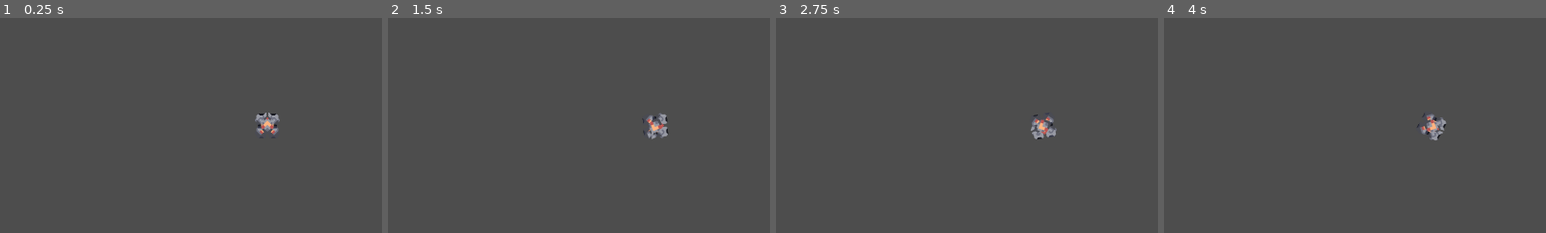
Above: before the commit, frames 1-4 (left to right).
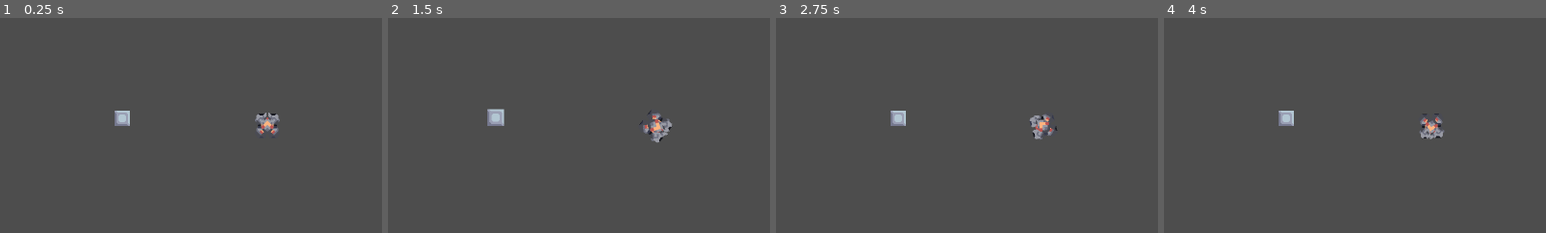
Above: after the commit, the same moments.

Repository: ToxicStarfall/mindustry-recreation
Game: Godot game, scene res://main.tscn
The game is run twice, just before and just after one commit, with the same random seed, the same clock (stepped at 60 frames per second) and the same inputs.
Inputs (mouse positions are % of the whole screen's width and height, from its top left):
- Up to frame 1 (0.25 s): no input
- Up to frame 2 (1.5 s): tap Enter at 0.5 s; move the mouse to (72, 45) at 0.52 s; press the mouse at (72, 45) at 0.53 s; hold D (move_right) 0.53-1.25 s; tap Mouse wheel up (zoom_in) at 0.8 s; release the mouse at (72, 45) at 1.25 s; drag from (30, 55) to (45, 70) at 1.27 s
- Up to frame 3 (2.75 s): tap Space at 2 s; move the mouse to (60, 28) at 2.02 s; hold D (move_right) from 2.03 s (still down); hold Mouse wheel down (zoom_out) from 2.03 s (still down); click (60, 28) at 2.3 s
- Up to frame 4 (4 s): release D (move_right) at 2.75 s; release Mouse wheel down (zoom_out) at 2.75 s; drag from (45, 70) to (20, 35) at 2.77 s; tap Enter at 3.5 s; move the mouse to (80, 65) at 3.52 s; hold A (move_left) from 3.53 s (still down); hold Mouse wheel up (zoom_in) from 3.53 s (still down); click (80, 65) at 3.67 s; tap Mouse wheel down (zoom_out) at 3.8 s
The pictures show only the part of the screen within x 15-65%, y 25-75%; the shares and areas given below are measured in that part.

The runs differ from the first frame. In frame 1, 0.3% of the frame differs, in the area x 30-34%, y 43-51%; in frame 2, 1.0%, in the area x 26-75%, y 42-58%; in frame 3, 0.7%; in frame 4, 0.8%.

Commit message:
A
Added new resource based components.
Added projectile code
Added textures for projectiles and wall
Created scenes for objects

Diff:
--- a/components/movemet_component.gd
+++ b/components/movemet_component.gd
@@ -1,4 +1,4 @@
-class_name MovementComponent
+class_name MovementComponent2
 extends Node
 
 
@@ -27,3 +27,4 @@
 		unit.get_node("Tracks").material.set_shader_parameter("dir_x", x)
 		unit.get_node("Tracks").material.set_shader_parameter("dir_y", y)
 		#unit.get_node("Tracks").region_rect.position.y -= (48.0 / 64) * y
+	pass
--- /dev/null
+++ b/components/resource/attack_component.gd
@@ -0,0 +1,2 @@
+class_name AttackComponent
+extends Resource
--- /dev/null
+++ b/components/resource/defense_component.gd
@@ -0,0 +1,14 @@
+class_name DefenseComponent
+extends Resource
+
+
+@warning_ignore_start("unused_signal")
+
+
+@export var defense: float = 0.0
+
+#@export_subgroup("Toggles")
+#@export var can_overheal: bool = false
+#@export var is_healable: bool = true
+#@export var is_damageable: bool = true
+#@export var is_killable: bool = true
--- /dev/null
+++ b/components/resource/health_component.gd
@@ -0,0 +1,26 @@
+class_name HealthComponent
+extends Resource
+
+
+@warning_ignore_start("unused_signal")
+signal healed
+signal damaged
+signal zero
+
+
+@export var max_health: float = 100.0
+var health: float = max_health
+
+@export_subgroup("Toggles")
+@export var can_overheal: bool = false
+@export var is_healable: bool = true
+@export var is_damageable: bool = true
+@export var is_killable: bool = true
+
+
+func heal(value: float):
+	health = min(max_health, health + value)
+
+
+func damage(value: float):
+	health = max(0, health - value)
--- /dev/null
+++ b/components/resource/movemet_component.gd
@@ -0,0 +1,53 @@
+class_name MovementComponent
+extends Resource
+
+
+enum MovementType {
+	NONE, TRACKED, WHEELED, LEGGED, HOVERING, FLYING, FLOATING,
+}
+
+@export var movement_type: MovementType = MovementType.NONE:
+	set(value):
+		movement_type = value
+		pass
+@export var speed: float = 120.0
+@export var rot_speed: float = 120.0
+
+@export_subgroup("Toggles")
+@export var can_move: bool = true
+@export var is_ai_controllable: bool = true
+@export var is_player_controllable: bool = true
+
+var unit: CharacterBody2D
+var dir: Vector2
+
+
+func _init() -> void:
+	pass
+
+
+func _physics_process(delta: float) -> void:
+	if can_move:
+		var x = Input.get_axis("move_left", "move_right")
+		var y = Input.get_axis("move_up", "move_down")
+		dir = Vector2(x, y)
+
+		match movement_type:
+			MovementType.TRACKED:
+				#unit.position += Vector2(0, y * speed * delta).rotated(unit.rotation)
+				unit.move_and_collide(Vector2(0, y * speed * delta).rotated(unit.rotation))
+				unit.rotation_degrees += x * rot_speed * delta
+
+				unit.get_node("Tracks").material.set_shader_parameter("dir_x", x)
+				unit.get_node("Tracks").material.set_shader_parameter("dir_y", y)
+				#unit.get_node("Tracks").region_rect.position.y -= (48.0 / 64) * y
+				pass
+
+			MovementType.WHEELED:
+				pass
+			_:
+				#print("default")
+				pass
+
+#func _unhandled_input(_event: InputEvent) -> void:
+	#pass
--- /dev/null
+++ b/components/resource/shield_component.gd
@@ -0,0 +1,26 @@
+class_name ShieldComponent
+extends Resource
+
+
+@warning_ignore_start("unused_signal")
+signal recharged
+signal damaged
+signal zero
+
+
+@export var max_shield: float = 100.0
+var shield: float = max_shield
+
+@export_subgroup("Toggles")
+@export var can_overshield: bool = false
+@export var is_rechargable: bool = true
+@export var is_damageable: bool = true
+#@export var is_destroyable: bool = true
+
+
+func recharge(value: float):
+	shield = min(max_shield, shield + value)
+
+
+func damage(value: float):
+	shield = max(0, shield - value)
--- /dev/null
+++ b/components/resource/sub_comps/damage_component.gd
@@ -0,0 +1,7 @@
+class_name DamageComponent
+extends Resource
+
+
+@export var damage: float = 1.0
+@export var critical_chance: float = 0.10
+@export var crtiical_multiplier: float = 1.5
--- a/components/turret_controller.gd
+++ b/components/turret_controller.gd
@@ -6,20 +6,11 @@
 @onready var unit: Unit = get_parent()
 
 
-func _physics_process(delta: float) -> void:
+func _physics_process(_delta: float) -> void:
 	if unit.can_attack and unit.is_attacking:
-		var turret: Node2D = get_node("Turret")
-		var mouse_pos = get_global_mouse_position().rotated( deg_to_rad(90) )
-		#var angle = turret.rotation_degrees + rad_to_deg(turret.get_angle_to(mouse_pos))
-		var angle = turret.rotation_degrees + rad_to_deg(turret.global_position.angle_to_point(mouse_pos))
-		print(angle)
-		#turret.rotation_degrees = angle % turret.rotation_speed
-		#turret.rotation_degrees = lerp(turret.rotation_degrees, angle, 1 * delta)
-		turret.rotation_degrees = move_toward(turret.rotation_degrees, angle, delta * turret.rotation_speed)
-
-		#turret.rotation_degrees -= (angle/abs(angle)) * turret.rotation_speed * delta
-		#turret.look_at( get_global_mouse_position().rotated( deg_to_rad(90)) )
-
-		#if abs(turret.rotation_degrees) > 360.0:
-			#turret.rotation_degrees = fmod(turret.rotation_degrees, 360.0)
+		for turret in get_children():
+			turret.attacking = true
+	else:
+		for turret in get_children():
+			turret.attacking = false
 	pass
--- /dev/null
+++ b/entities/blocks/wall.tscn
@@ -0,0 +1,15 @@
+[gd_scene format=3 uid="uid://cga2o27k20gn8"]
+
+[ext_resource type="Texture2D" uid="uid://hh027ogyfvga" path="res://assets/scrap-wall5.png" id="2_iuee5"]
+
+[sub_resource type="RectangleShape2D" id="RectangleShape2D_xduj2"]
+size = Vector2(32, 32)
+
+[node name="Wall" type="StaticBody2D" unique_id=25492494]
+collision_mask = 2
+
+[node name="Sprite2D" type="Sprite2D" parent="." unique_id=1247725909]
+texture = ExtResource("2_iuee5")
+
+[node name="CollisionShape2D" type="CollisionShape2D" parent="." unique_id=898936017]
+shape = SubResource("RectangleShape2D_xduj2")
--- /dev/null
+++ b/entities/body/turret.gd
@@ -0,0 +1,29 @@
+extends Node2D
+
+
+#@export var ammo: int = 60
+#@export var magazine: int = 20
+#@export var max_ammo: int = 0  #
+@export var projectile: Projectile
+@export var damage_comp: DamageComponent
+@export var delay: float = 0.5
+@export var cooldown: float = 1.0
+
+@export var rotation_speed: float = 90.0  ## Turret rotation speed in degrees.
+@export var smart_aiming: bool = true  ## Enables aiming prediction.
+
+var attacking
+var in_cooldown = false
+
+
+func _physics_process(delta: float) -> void:
+	if attacking and !in_cooldown:
+		var mouse_pos = get_global_mouse_position()
+		var angle = rotation + get_angle_to(mouse_pos)
+		rotation = rotate_toward(rotation, angle, delta * deg_to_rad(rotation_speed))  # NOTE: rotate_towards() uses radians.
+
+
+
+func spawn_projectile():
+	#var projectile = RigidBody2D.new()
+	pass
--- /dev/null
+++ b/entities/projectiles/projectile.gd
@@ -0,0 +1,12 @@
+class_name Projectile
+extends RigidBody2D
+
+
+#@export var projectile: Texture2D
+#@export var projectile_back: Texture2D
+#@export var casing: Texture2D
+
+@export var projectile_speed: float
+@export var projectile_spread: float
+@export var casing_speed: float
+#@export_range(-180.0, 180.0) var casing_angular_speed: float = -30.0
--- /dev/null
+++ b/entities/units/stell/stell.tscn
@@ -0,0 +1,88 @@
+[gd_scene format=3 uid="uid://dvhnkpjr827m6"]
+
+[ext_resource type="Script" uid="uid://bhsguese4xrmc" path="res://entities/units/unit.gd" id="1_8s8vx"]
+[ext_resource type="Texture2D" uid="uid://cktcjb4stlfbe" path="res://entities/units/stell/stell.png" id="2_dh7rc"]
+[ext_resource type="Shader" uid="uid://crttb8gsli0lb" path="res://entities/units/stell/track.gdshader" id="2_w73jq"]
+[ext_resource type="Script" uid="uid://2x6gxs5cypcd" path="res://entities/body/body.gd" id="2_yjvtu"]
+[ext_resource type="Script" uid="uid://capwm6jqredjg" path="res://components/resource/health_component.gd" id="3_mbmgr"]
+[ext_resource type="Texture2D" uid="uid://rkcxuebfj7ji" path="res://entities/units/stell/stell-treads-short.png" id="3_w73jq"]
+[ext_resource type="Script" uid="uid://bwug1nqyeoi7p" path="res://components/resource/movemet_component.gd" id="4_elbxa"]
+[ext_resource type="Texture2D" uid="uid://bhykvirmwmuu" path="res://entities/units/stell/stell-cell.png" id="5_vr3tf"]
+[ext_resource type="Texture2D" uid="uid://uj3cyumcvnl6" path="res://entities/units/stell/stell-weapon.png" id="6_vr3tf"]
+[ext_resource type="Script" uid="uid://bqu1e2r0e0sn5" path="res://components/turret_controller.gd" id="7_a4mkq"]
+[ext_resource type="Script" uid="uid://br7ax4emslu3d" path="res://entities/body/turret.gd" id="9_52snb"]
+[ext_resource type="Script" uid="uid://dqbskq33gkjmw" path="res://components/resource/sub_comps/damage_component.gd" id="12_au8vn"]
+
+[sub_resource type="Resource" id="Resource_cnajb"]
+script = ExtResource("2_yjvtu")
+metadata/_custom_type_script = "uid://2x6gxs5cypcd"
+
+[sub_resource type="Resource" id="Resource_elbxa"]
+script = ExtResource("3_mbmgr")
+metadata/_custom_type_script = "uid://capwm6jqredjg"
+
+[sub_resource type="Resource" id="Resource_63p1g"]
+script = ExtResource("4_elbxa")
+movement_type = 1
+rot_speed = 180.0
+metadata/_custom_type_script = "uid://bwug1nqyeoi7p"
+
+[sub_resource type="ShaderMaterial" id="ShaderMaterial_yjvtu"]
+shader = ExtResource("2_w73jq")
+shader_parameter/enabled = true
+shader_parameter/pixels = 64.0
+shader_parameter/speed = 64.0
+shader_parameter/dir_x = 0
+shader_parameter/dir_y = 0
+
+[sub_resource type="RectangleShape2D" id="RectangleShape2D_mbmgr"]
+size = Vector2(44, 48)
+
+[sub_resource type="CapsuleShape2D" id="CapsuleShape2D_bbvc1"]
+radius = 23.0
+height = 50.0
+
+[sub_resource type="Resource" id="Resource_qa0yu"]
+script = ExtResource("12_au8vn")
+metadata/_custom_type_script = "uid://dqbskq33gkjmw"
+
+[node name="Stell" type="CharacterBody2D" unique_id=686862671]
+collision_layer = 2
+collision_mask = 3
+motion_mode = 1
+script = ExtResource("1_8s8vx")
+body = SubResource("Resource_cnajb")
+HealthComp = SubResource("Resource_elbxa")
+MovementComp = SubResource("Resource_63p1g")
+
+[node name="Tracks" type="Sprite2D" parent="." unique_id=44361417]
+texture_repeat = 2
+material = SubResource("ShaderMaterial_yjvtu")
+texture = ExtResource("3_w73jq")
+region_enabled = true
+region_rect = Rect2(0, 7, 64, 51)
+
+[node name="Body" type="Sprite2D" parent="." unique_id=1182832936]
+texture = ExtResource("2_dh7rc")
+
+[node name="Cell" type="Sprite2D" parent="." unique_id=1560672049]
+visible = false
+texture = ExtResource("5_vr3tf")
+
+[node name="CollisionShape2D" type="CollisionShape2D" parent="." unique_id=1483858453]
+shape = SubResource("RectangleShape2D_mbmgr")
+
+[node name="CollisionShape2D2" type="CollisionShape2D" parent="." unique_id=770591015]
+visible = false
+shape = SubResource("CapsuleShape2D_bbvc1")
+disabled = true
+
+[node name="TurretController" type="Node2D" parent="." unique_id=1312501852]
+rotation = -1.5707964
+script = ExtResource("7_a4mkq")
+
+[node name="Turret" type="Sprite2D" parent="TurretController" unique_id=1774245838]
+texture = ExtResource("6_vr3tf")
+script = ExtResource("9_52snb")
+damage_comp = SubResource("Resource_qa0yu")
+rotation_speed = 210.0
--- /dev/null
+++ b/entities/units/stell/track.gdshader
@@ -0,0 +1,83 @@
+shader_type canvas_item;
+
+/** Enables track animation shader. */
+uniform bool enabled = true;
+
+/** The length of the tracks in pixels. */
+uniform float pixels = 64.0;
+/** The speeed of the track aniamtion. */
+uniform float speed = 45.0;
+/** User horizontal movement input direction. */
+uniform int dir_x = 0;
+/** User vertical movement input  direction. */
+uniform int dir_y = 0;
+
+//varying vec2 track_state;
+varying vec2 track_offset_left;
+varying float track_offset_right;
+
+
+// Called for every vertex the material is visible on.
+void vertex() {}
+
+// Called for every pixel the material is visible on.
+void fragment() {
+	if (enabled) {
+		if (track_offset_left == vec2(0)) {
+			//track_offset_left = UV;
+			track_offset_left = vec2(1);
+		}
+		//if (track_state == vec2(0)) {
+			//track_state = texture(TEXTURE, UV);
+			//track_state = UV;
+		//}
+		float track_left = float(dir_y * -1);
+		float track_right = float(dir_y * -1);
+
+		// Turn left
+		if (dir_x == -1) {
+			track_left = 1.0;  // (Left track moves backwards)
+			track_right = -1.0;  // (Right track moves forwards)
+			if (dir_y != 0) {
+				track_left = 0.4;
+			}
+		}
+		// Turn right
+		else if (dir_x == 1) {
+			track_left = -1.0;  // (Left track moves forwards)
+			track_right = 1.0;  // (Right track moves backwards)
+			if (dir_y != 0) {
+				track_right = 0.4;
+			}
+		}
+
+		// Idle animation seter
+		if (vec2(track_left, track_right) == vec2(0.0)) {
+			// Left track animations
+			//if (UV.x > 0.5) {
+				////COLOR = texture(TEXTURE, vec2(UV.x, UV.y + (1.0 / 64.0) * (1.0 * speed)));
+				////COLOR = texture(TEXTURE, vec2(UV.x, UV.y + (1.0 / 64.0) ));
+				////COLOR = texture(TEXTURE, vec2(UV.x, track_offset_left));
+				//COLOR = texture(TEXTURE, track_offset_left);
+			//// Right track animations
+			//} else {
+				////COLOR = texture(TEXTURE, vec2(UV.x, UV.y + (2.0 / 64.0) * (1.0 * speed)));
+				////COLOR = texture(TEXTURE, vec2(UV.x, UV.y + 2.0));
+				////COLOR = texture(TEXTURE, vec2(UV.x, UV.y + (2.0 / 64.0) * speed));
+			//}
+		// Non idle animation
+		} else {
+			// Left track animations
+			if (UV.x > 0.5) {
+				COLOR = texture(TEXTURE, vec2(UV.x, UV.y + (track_left / 64.0) * (TIME * speed)));
+				//track_state.y = track_state.y + (track_left / 64.0) * (TIME * speed);
+				//track_offset_left = UV.y + (track_left / 64.0) * (TIME * speed);
+				track_offset_left = vec2(UV.x, UV.y + (track_left / 64.0) * (TIME * speed));
+			// Right track animations
+			} else {
+				COLOR = texture(TEXTURE, vec2(UV.x, UV.y + (track_right / 64.0) * (TIME * speed)));
+				//track_state.y = track_state.y + (track_left / 64.0) * (TIME * speed);
+			}
+		}
+	}
+}
--- /dev/null
+++ b/entities/units/unit.gd
@@ -0,0 +1,52 @@
+class_name Unit
+extends CharacterBody2D
+
+
+@export var body: Body
+@export var turrets = []
+
+@export_subgroup("Components")
+#@export var health: float = 100.0
+#@export var defense: float = 0.0
+#@export var shield: float = 0.0
+@export var HealthComp: HealthComponent
+#@export var DefenseComp: DefenseComponent
+#@export var ShieldComp: ShieldComponent
+@export var MovementComp: MovementComponent
+
+@export_subgroup("Traits")
+@export var can_attack: bool = true
+@export var is_targetable: bool = true
+
+
+var statuses: Array
+
+var is_attacking: bool = false
+var is_controlled: bool = false  ## Whether or not this unit is currently controlled by the player.
+var is_selected: bool = false  ## Whether or not this unit is currently selected by the player.
+
+
+func _ready() -> void:
+	_setup()
+
+
+func _setup():
+	if HealthComp:
+		pass
+	if MovementComp:
+		MovementComp.unit = self
+
+	pass
+
+
+func _physics_process(delta: float) -> void:
+	if MovementComp:
+		MovementComp._physics_process(delta)
+
+
+func _unhandled_input(event: InputEvent) -> void:
+	if event.is_action_pressed("attack"):
+		is_attacking = true
+	if event.is_action_released("attack"):
+		is_attacking = false
+	pass
--- /dev/null
+++ b/events.gd
@@ -0,0 +1,5 @@
+extends Node
+
+
+@warning_ignore_start("unused_signal")
+signal projectile_fired (projectile_data: Projectile)
--- a/game.gd
+++ b/game.gd
@@ -1,9 +1,71 @@
 extends Node
 
 
+@onready var Main = get_tree().root.get_node("Main")
+@onready var Camera = Main.get_node("Camera2D")
+
 var current_unit: Unit
-
+var camera_locked: bool = false
 
 
 func _ready() -> void:
-	current_unit = get_tree().root.get_node("Main/Stell")
+	#Events.projectile_fired.connect( _on_projectile_fired )
+
+	current_unit = Main.get_node("Stell")
+	Camera.reparent(current_unit)
+
+
+#func _on_projectile_fired(data: Projectile, dir):
+	#var projectile = preload("res://projectile.tscn").instantiate()
+	#projectile.linear_velocity = dir
+	#Main.add_child( projectile )
+	#pass
+
+
+func _unhandled_input(event: InputEvent) -> void:
+	# NOTE: event.factor is used for variable inputs such as trackpad scroll speed
+	var zoom_factor = 0.1
+	if event is InputEventMouseButton:
+		#print(event.factor)
+		pass
+	#if event is InputEventMouseButton and !event.factor == 1:
+		#zoom_factor = event.factor
+		#zoom_factor = 0.01
+		#print(zoom_factor)
+
+	if event.is_action_pressed("zoom_in"):
+		Camera.zoom = (Camera.zoom + (Vector2.ONE * zoom_factor)).minf(2.5)
+	if event.is_action_pressed("zoom_out"):
+		Camera.zoom = (Camera.zoom - (Vector2.ONE * zoom_factor)).maxf(0.25)
+
+	#if !camera_locked:
+		#var pan_x = Input.get_axis("camera_pan_left", "camera_pan_right")
+		#var pan_y = Input.get_axis("camera_pan_up", "camera_pan_down")
+		#camera_pan_velocity = Vector2(pan_x, pan_y).normalized() * (512 + 256)
+
+
+#func _physics_process(delta: float) -> void:
+	#if !camera_locked:
+		#Camera.position += camera_pan_velocity * delta
+
+
+func _on_camera_lock_changed():
+	get_viewport().gui_release_focus()
+	camera_locked = !camera_locked
+	Camera.limit_enabled = camera_locked
+	Camera.drag_horizontal_enabled = camera_locked
+	Camera.drag_vertical_enabled = camera_locked
+
+	if camera_locked:
+		Camera.position = Vector2.ZERO
+		Camera.position_smoothing_speed = 5.0
+		#Camera.drag_top_margin = 0.2
+		#Camera.drag_bottom_margin = 0.2
+		#Camera.drag_left_margin = 0.2
+		#Camera.drag_right_margin = 0.2
+	else:
+		Camera.position_smoothing_speed = 10.0
+		#Camera.drag_top_margin = 0.05
+		#Camera.drag_bottom_margin = 0.05
+		#Camera.drag_left_margin = 0.05
+		#Camera.drag_right_margin = 0.05
--- a/main.tscn
+++ b/main.tscn
@@ -1,12 +1,29 @@
 [gd_scene format=3 uid="uid://13tvefgy3kup"]
 
 [ext_resource type="Script" uid="uid://dlkyvbtsohh1u" path="res://main.gd" id="1_0xm2m"]
-[ext_resource type="PackedScene" uid="uid://dvhnkpjr827m6" path="res://units/stell/stell.tscn" id="1_ig7tw"]
+[ext_resource type="PackedScene" uid="uid://dvhnkpjr827m6" path="res://entities/units/stell/stell.tscn" id="1_ig7tw"]
+[ext_resource type="PackedScene" uid="uid://cga2o27k20gn8" path="res://entities/blocks/wall.tscn" id="2_h2yge"]
+
+[sub_resource type="PhysicsMaterial" id="PhysicsMaterial_1bvp3"]
+
+[sub_resource type="TileSetScenesCollectionSource" id="TileSetScenesCollectionSource_lquwl"]
+scenes/1/scene = ExtResource("2_h2yge")
+
+[sub_resource type="TileSet" id="TileSet_7mycd"]
+tile_size = Vector2i(32, 32)
+physics_layer_0/collision_layer = 1
+physics_layer_0/collision_mask = 2
+physics_layer_0/physics_material = SubResource("PhysicsMaterial_1bvp3")
+sources/0 = SubResource("TileSetScenesCollectionSource_lquwl")
 
 [node name="Main" type="Node2D" unique_id=1594855064]
 script = ExtResource("1_0xm2m")
 
 [node name="Camera2D" type="Camera2D" parent="." unique_id=986141999]
 
+[node name="TileMapLayer" type="TileMapLayer" parent="." unique_id=1673399299]
+tile_map_data = PackedByteArray(0, 0, 246, 255, 255, 255, 0, 0, 0, 0, 0, 0, 1, 0)
+tile_set = SubResource("TileSet_7mycd")
+
 [node name="Stell" parent="." unique_id=1595817732 instance=ExtResource("1_ig7tw")]
 unique_name_in_owner = true
--- a/project.godot
+++ b/project.godot
@@ -18,6 +18,7 @@
 
 [autoload]
 
+Events="*uid://dixnmsrmwieew"
 Game="*uid://ccxymib2uqhs0"
 
 [display]
@@ -28,6 +29,12 @@
 [editor_plugins]
 
 enabled=PackedStringArray("res://addons/godot_super-wakatime/plugin.cfg")
+
+[file_customization]
+
+folder_colors={
+"res://ui/": "green"
+}
 
 [input]
 
@@ -76,12 +83,19 @@
 ]
 }
 
+[layer_names]
+
+2d_physics/layer_1="Blocks"
+2d_physics/layer_2="Units"
+
 [physics]
 
 3d/physics_engine="Jolt Physics"
+2d/default_gravity=0.0
 
 [rendering]
 
+textures/canvas_textures/default_texture_filter=0
 rendering_device/driver.windows="d3d12"
 renderer/rendering_method="gl_compatibility"
 renderer/rendering_method.mobile="gl_compatibility"
--- /dev/null
+++ b/projectile.gd
@@ -0,0 +1,7 @@
+extends RigidBody2D
+
+
+
+func _draw() -> void:
+	#draw_texture(preload("res://projectiles/bullet-back.png"), Vector2.ZERO)
+	pass
--- /dev/null
+++ b/projectile.tscn
@@ -0,0 +1,6 @@
+[gd_scene format=3 uid="uid://dbmtjqy8t7d4c"]
+
+[ext_resource type="Script" uid="uid://ykapgkmi01ho" path="res://projectile.gd" id="1_a85iw"]
+
+[node name="Projectile" type="RigidBody2D" unique_id=1217777861]
+script = ExtResource("1_a85iw")
--- a/projectiles/projectile.gd
+++ /dev/null
@@ -1,2 +0,0 @@
-class_name Projectile
-extends Node2D
--- a/units/body/turret.gd
+++ /dev/null
@@ -1,12 +0,0 @@
-extends Node
-
-
-#@export var ammo: int = 60
-#@export var magazine: int = 20
-#@export var max_ammo: int = 0  #
-@export var fire_delay: float = 0.5
-@export var projectile: Projectile
-
-@export var rotation_speed: float = 90.0
-@export var smart_aiming: bool = true  # Enables pathing prediction
-#@export var
--- a/units/stell/stell.tscn
+++ /dev/null
@@ -1,54 +0,0 @@
-[gd_scene format=3 uid="uid://dvhnkpjr827m6"]
-
-[ext_resource type="Script" uid="uid://bhsguese4xrmc" path="res://units/unit.gd" id="1_8s8vx"]
-[ext_resource type="Texture2D" uid="uid://cktcjb4stlfbe" path="res://units/stell/stell.png" id="2_dh7rc"]
-[ext_resource type="Shader" uid="uid://crttb8gsli0lb" path="res://units/stell/track.gdshader" id="2_w73jq"]
-[ext_resource type="Script" uid="uid://2x6gxs5cypcd" path="res://units/body/body.gd" id="2_yjvtu"]
-[ext_resource type="Texture2D" uid="uid://rkcxuebfj7ji" path="res://units/stell/stell-treads-short.png" id="3_w73jq"]
-[ext_resource type="Texture2D" uid="uid://bhykvirmwmuu" path="res://units/stell/stell-cell.png" id="5_vr3tf"]
-[ext_resource type="Texture2D" uid="uid://uj3cyumcvnl6" path="res://units/stell/stell-weapon.png" id="6_vr3tf"]
-[ext_resource type="Script" uid="uid://bqu1e2r0e0sn5" path="res://components/turret_controller.gd" id="7_a4mkq"]
-[ext_resource type="Script" uid="uid://cmuykolcytquw" path="res://components/movemet_component.gd" id="8_cnajb"]
-[ext_resource type="Script" uid="uid://br7ax4emslu3d" path="res://units/body/turret.gd" id="9_52snb"]
-
-[sub_resource type="Resource" id="Resource_cnajb"]
-script = ExtResource("2_yjvtu")
-metadata/_custom_type_script = "uid://2x6gxs5cypcd"
-
-[sub_resource type="ShaderMaterial" id="ShaderMaterial_yjvtu"]
-shader = ExtResource("2_w73jq")
-shader_parameter/enabled = true
-shader_parameter/pixels = 64.0
-shader_parameter/speed = 32.0
-shader_parameter/dir_x = 0
-shader_parameter/dir_y = 0
-
-[node name="Stell" type="Node2D" unique_id=1595817732]
-script = ExtResource("1_8s8vx")
-body = SubResource("Resource_cnajb")
-
-[node name="Tracks" type="Sprite2D" parent="." unique_id=44361417]
-texture_repeat = 2
-material = SubResource("ShaderMaterial_yjvtu")
-texture = ExtResource("3_w73jq")
-region_enabled = true
-region_rect = Rect2(0, 7, 64, 51)
-
-[node name="Body" type="Sprite2D" parent="." unique_id=1182832936]
-texture = ExtResource("2_dh7rc")
-
-[node name="Cell" type="Sprite2D" parent="." unique_id=1560672049]
-visible = false
-texture = ExtResource("5_vr3tf")
-
-[node name="TurretController" type="Node2D" parent="." unique_id=1312501852]
-script = ExtResource("7_a4mkq")
-
-[node name="Turret" type="Sprite2D" parent="TurretController" unique_id=1774245838]
-texture = ExtResource("6_vr3tf")
-script = ExtResource("9_52snb")
-rotation_speed = 210.0
-
-[node name="MovementComponent" type="Node" parent="." unique_id=1870169453]
-script = ExtResource("8_cnajb")
-metadata/_custom_type_script = "uid://cmuykolcytquw"
--- a/units/stell/track.gdshader
+++ /dev/null
@@ -1,45 +0,0 @@
-shader_type canvas_item;
-
-uniform bool enabled = true;
-/** The length of the tracks in pixels. */
-uniform float pixels = 64.0;
-/** The speeed of the track aniamtion. */
-uniform float speed = 48.0;
-uniform int dir_x = 0;
-uniform int dir_y = 0;
-
-
-// Called for every vertex the material is visible on.
-void vertex() {}
-
-// Called for every pixel the material is visible on.
-void fragment() {
-	if (enabled) {
-		float track_left = float(dir_y * -1);
-		float track_right = float(dir_y * -1);
-
-		if (dir_x == -1) {
-			track_left = -1.0;
-			track_right = 1.0;
-			if (dir_y != 0) {
-				track_left = 0.4;
-			}
-		}
-		else if (dir_x == 1) {
-			track_left = 1.0;
-			track_right = -1.0;
-			if (dir_y != 0) {
-				track_right = 0.4;
-			}
-		}
-
-		// Left track animations
-		if (UV.x > 0.5) {
-			COLOR = texture(TEXTURE, vec2(UV.x, UV.y + (track_left / 64.0) * (TIME * speed)));
-		}
-		// Right track animations
-		else {
-			COLOR = texture(TEXTURE, vec2(UV.x, UV.y + (track_right / 64.0) * (TIME * speed)));
-		}
-	}
-}
--- a/units/unit.gd
+++ /dev/null
@@ -1,29 +0,0 @@
-class_name Unit
-extends Node2D
-
-
-#@export var
-
-@export_enum("Floating", "Tracked", "Wheeled", "Legged") var movement_type = "Floating"
-@export var body: Body
-@export var turrets = []
-
-
-@export_group("Traits")
-@export var can_attack: bool = true
-@export var can_move: bool = true
-
-
-var controlled: bool ## whether or not this unit is currently controlled by the player.
-var selected: bool = false  ## whether or not this unit is currently selected by the player.
-
-var is_attacking: bool = false
-
-
-
-func _unhandled_input(event: InputEvent) -> void:
-	if event.is_action_pressed("attack"):
-		is_attacking = true
-	if event.is_action_released("attack"):
-		is_attacking = false
-	pass
Binary file added: assets/scrap-wall5.png
Not shown, changed: assets/scrap-wall5.png.import
Not shown, added: components/resource/attack_component.gd.uid
Not shown, added: components/resource/defense_component.gd.uid
Not shown, added: components/resource/health_component.gd.uid
Not shown, added: components/resource/movemet_component.gd.uid
Not shown, added: components/resource/shield_component.gd.uid
Not shown, added: components/resource/sub_comps/damage_component.gd.uid
Renamed: units/body/body.gd -> entities/body/body.gd
Renamed: units/body/body.gd.uid -> entities/body/body.gd.uid
Renamed: units/body/turret.gd.uid -> entities/body/turret.gd.uid
Renamed: projectiles/bullet-back.png -> entities/projectiles/bullet-back.png
(and 21 more such lines)
